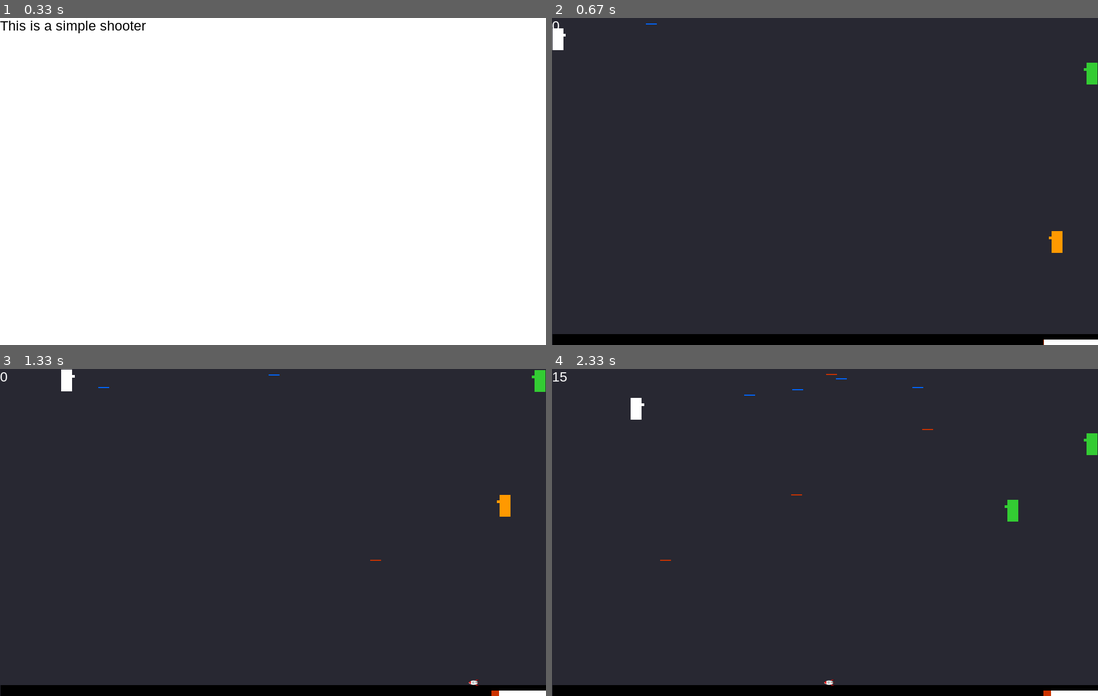
Above: before the commit, frames 1-4 (two rows, left to right).
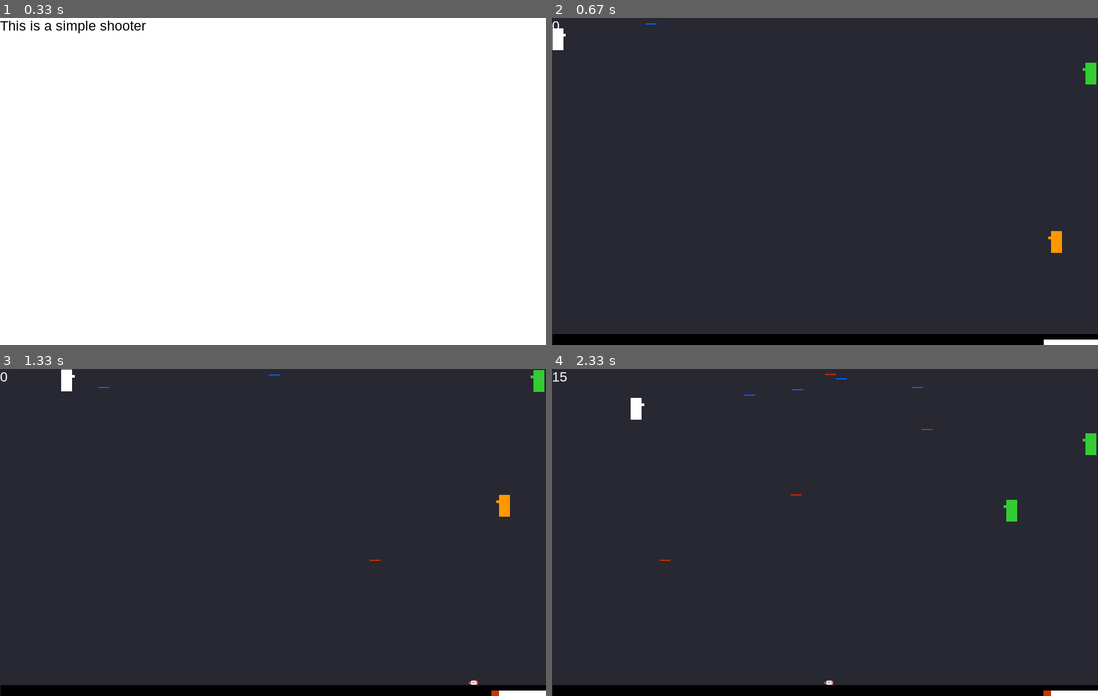
Above: after the commit, the same moments.

Repository: zwang20/SimpleShooter
Game: pygame game, started from simple_shooter.py
The game is run twice, just before and just after one commit, with the same random seed, the same clock (stepped at 60 frames per second) and the same inputs.
Inputs:
- Up to frame 1 (0.33 s): no input
- Up to frame 2 (0.67 s): tap Space at 0.33 s
- Up to frame 3 (1.33 s): hold D 0.67-1.13 s; hold W from 1.17 s (still down); tap Space at 1.23 s
- Up to frame 4 (2.33 s): release W at 1.47 s; hold D 1.5-1.97 s; tap Space at 1.57, 1.87, 2.07 s; hold A from 2 s (still down)

Frame 1 is identical in both runs. In frame 2, less than 0.1% of the frame differs, in the area x 90-100%, y 13-72%; in frame 3, less than 0.1%; in frame 4, less than 0.1%, in the area x 19-100%, y 1-59%.

Commit message:
Spawn change

Diff:
--- a/simple_shooter.py
+++ b/simple_shooter.py
@@ -317,7 +317,7 @@
         Enemy.family.append(self)
 
     def spawn(self):
-        self.x = randint(Enemy.spawn_range, display_width - Enemy.width)
+        self.x = randint(Enemy.spawn_range, display_width - Enemy.width - Bullet.width)
         self.y = randint(0, display_height - ground_height - Enemy.height)
 
     def display(self):
